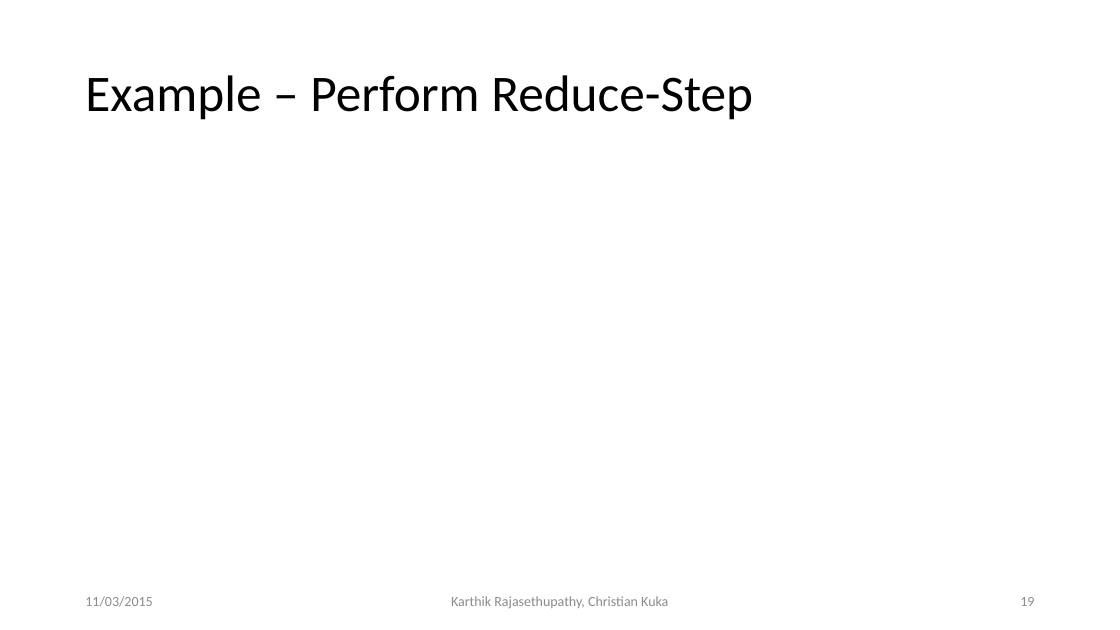
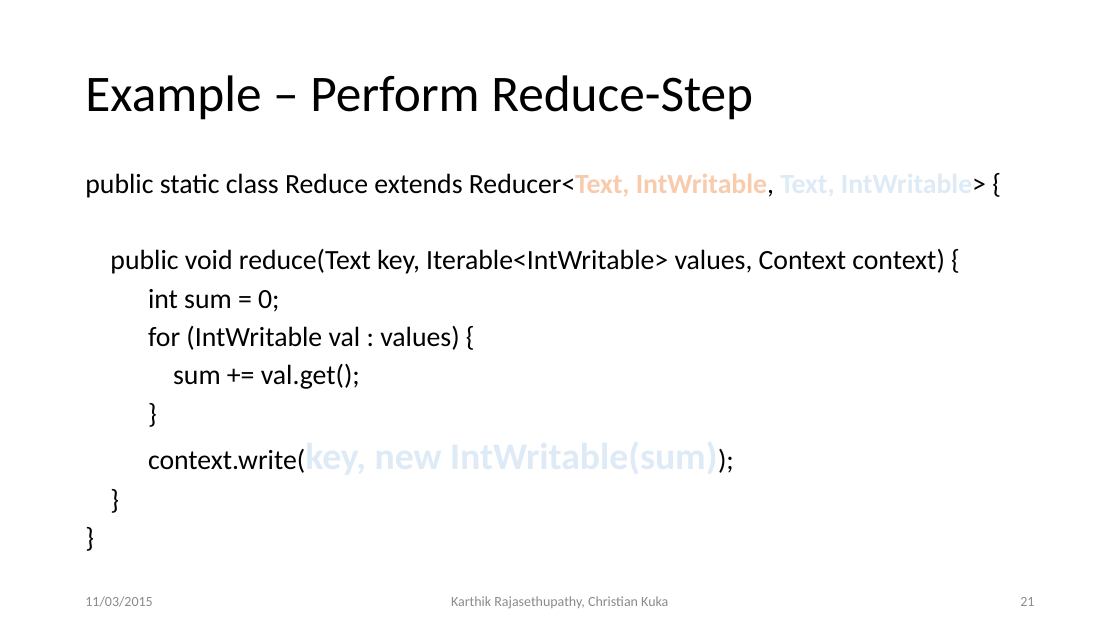
Before and after one commit to ckuka/SHDS, a slide deck: slide 21 of slides/ShanghaiDataScience_Master.pptx (slide 19 before the commit). Drawn at 1120x630 pixels with LibreOffice and Linux fonts; fonts in the diff are those of the drawing. Boxes give left, top, right and bottom in pixels: in the first picture for what was removed or moved away, otherwise in the second. Text is boxed around its words. In the diff, an @@ line names an element or a change of style, - is before the commit and + after.

Commit message:
Add MapReduce slides and flume config

```diff
--- a/slides/ShanghaiDataScience_Master.pptx
+++ b/slides/ShanghaiDataScience_Master.pptx
@@ text added at <box>85,173,986,473</box>, 23.8 pt, text #000000 @@
+public static class Reduce extends Reducer<Text, IntWritable, Text, IntWritable> {
+public void reduce(Text key, Iterable<IntWritable> values, Context context) {
+int sum = 0;
+for (IntWritable val : values) {
+sum += val.get();
+}
+context.write(key, new IntWritable(sum));
+}
+}
@@ page number at <box>1020,597,1034,606</box>: text changed @@
-19
+21
```
Also in this commit, not shown: 8 other slides changed, 3 slides added, 4 other files.
